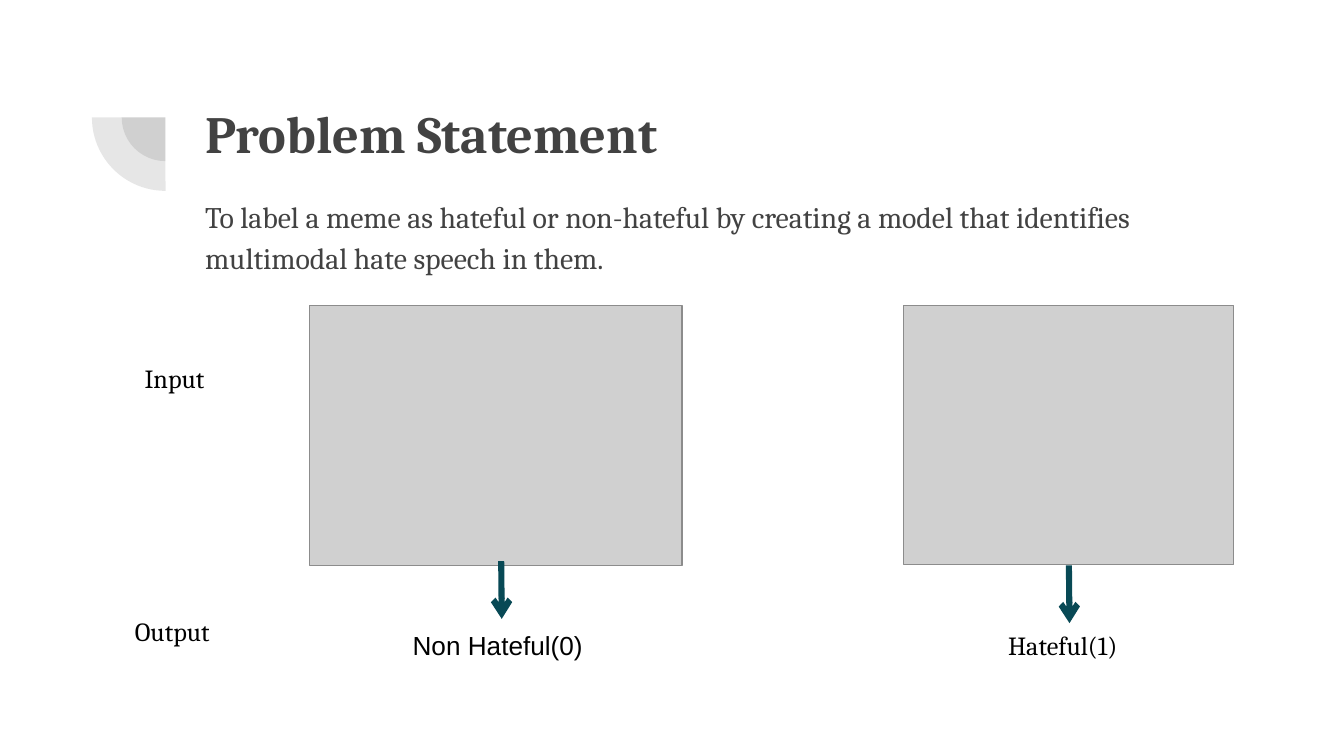
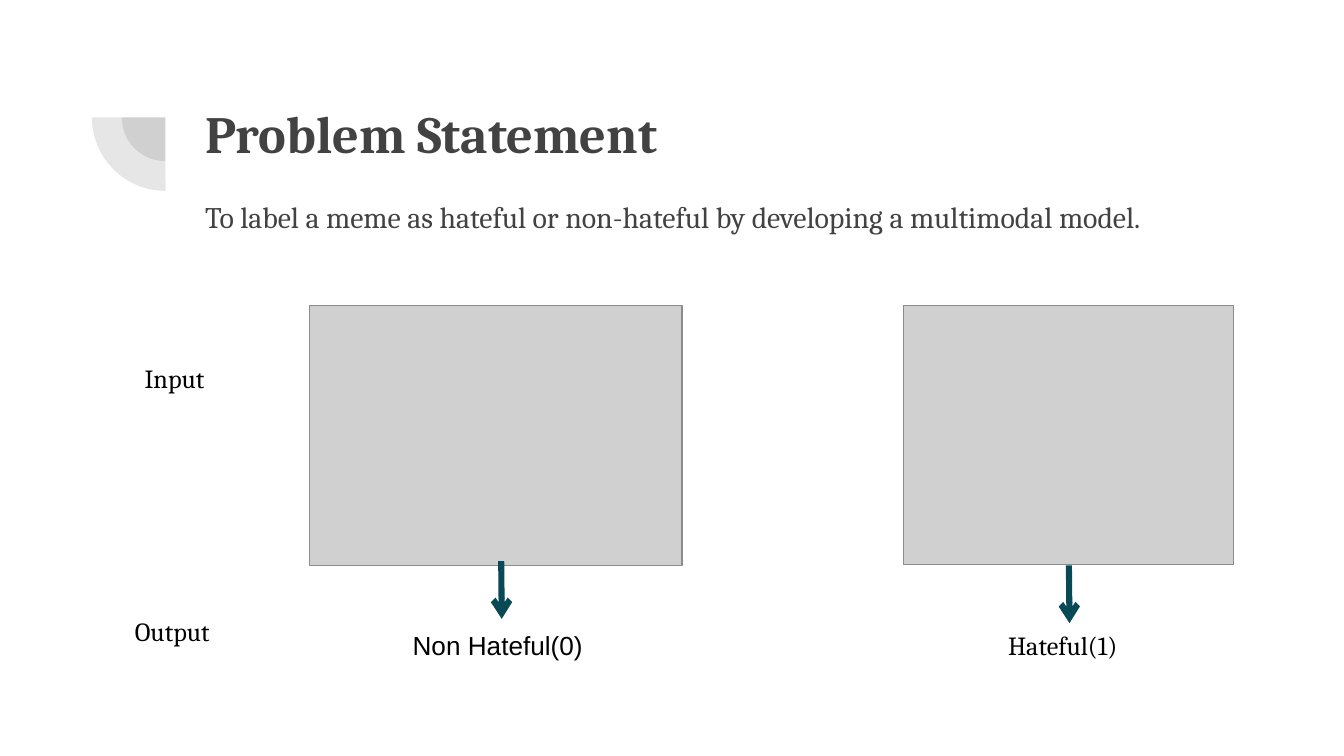
Before and after one commit to VarunBohara/Mini-Project-Documents, a slide deck: slide 5 of MINI PROJECT REVIEW.pptx. Drawn at 1344x756 pixels with LibreOffice and Linux fonts; fonts in the diff are those of the drawing; grey boxes stand for pictures. Boxes give left, top, right and bottom in pixels: in the first picture for what was removed or moved away, otherwise in the second. Text is boxed around its words. In the diff, an @@ line names an element or a change of style, - is before the commit and + after.

```diff
--- a/MINI PROJECT REVIEW.pptx
+++ b/MINI PROJECT REVIEW.pptx
@@ text at box(205, 207, 1140, 235): text changed @@
-To label a meme as hateful or non-hateful by creating a model that identifies multimodal hate speech in them.
+To label a meme as hateful or non-hateful by developing a multimodal model.
```
Also in this commit, not shown: 4 other slides changed, 3 slides added, 12 slides removed.
